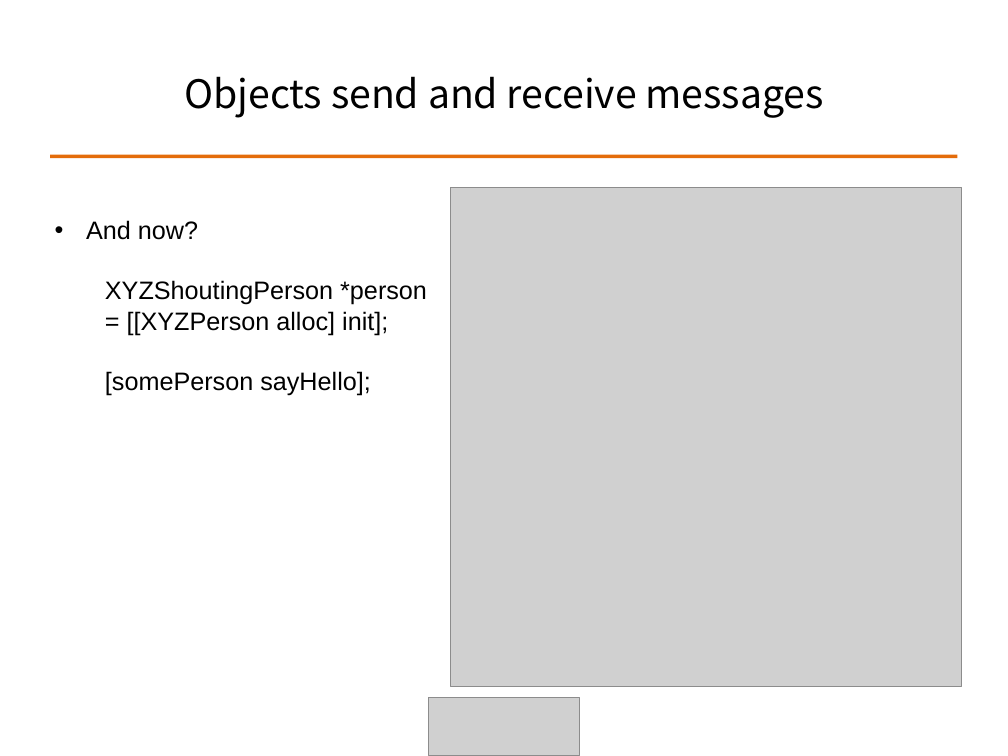
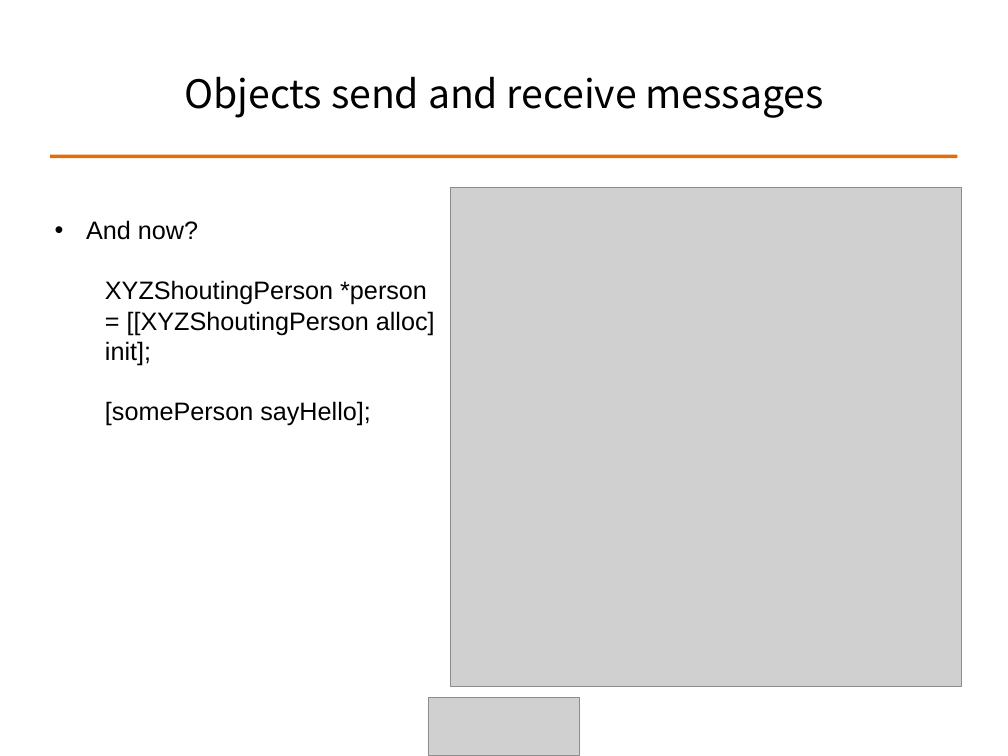
Before and after one commit to ALPHACamp/Camp-3-iOS-Dev, a slide deck: slide 11 of Class presentation/Week2 - Shyne/10-17-2014.ppt. Drawn at 1008x756 pixels with LibreOffice and Linux fonts; fonts in the diff are those of the drawing; grey boxes stand for pictures. Boxes give left, top, right and bottom in pixels: in the first picture for what was removed or moved away, otherwise in the second. Text is boxed around its words. In the diff, an @@ line names an element or a change of style, - is before the commit and + after.

```diff
--- a/Class presentation/Week2 - Shyne/10-17-2014.ppt
+++ b/Class presentation/Week2 - Shyne/10-17-2014.ppt
@@ text at bbox=[105, 311, 435, 366]: text changed @@
-  = [[XYZPerson alloc] init];
+  = [[XYZShoutingPerson alloc] init];
```
Also in this commit, not shown: 1 other file.
